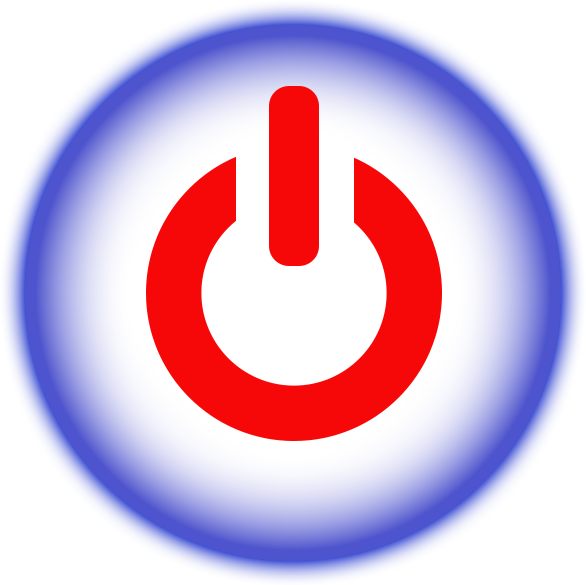
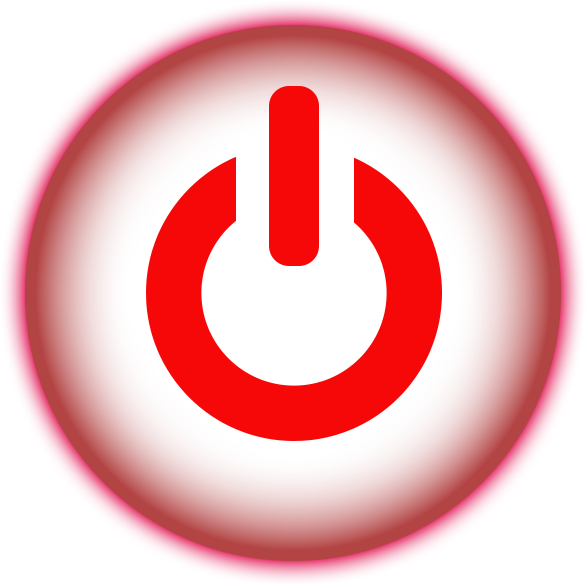
Layer changes from the first (586, 585) image to the second:
pixels changed over [1, 1, 585, 585] (layer not identified)
